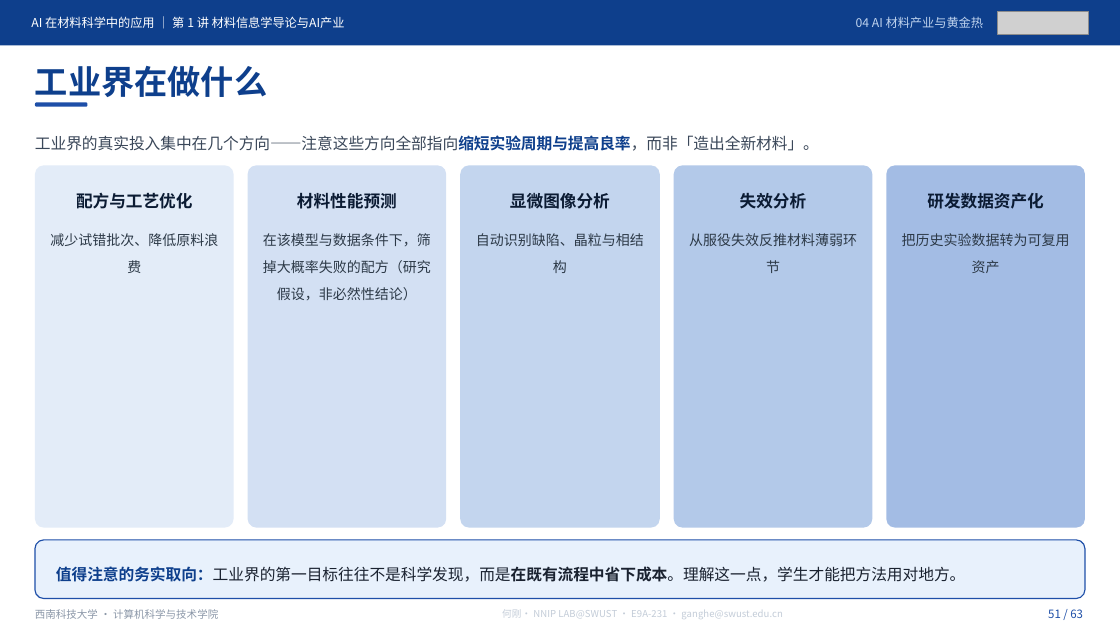
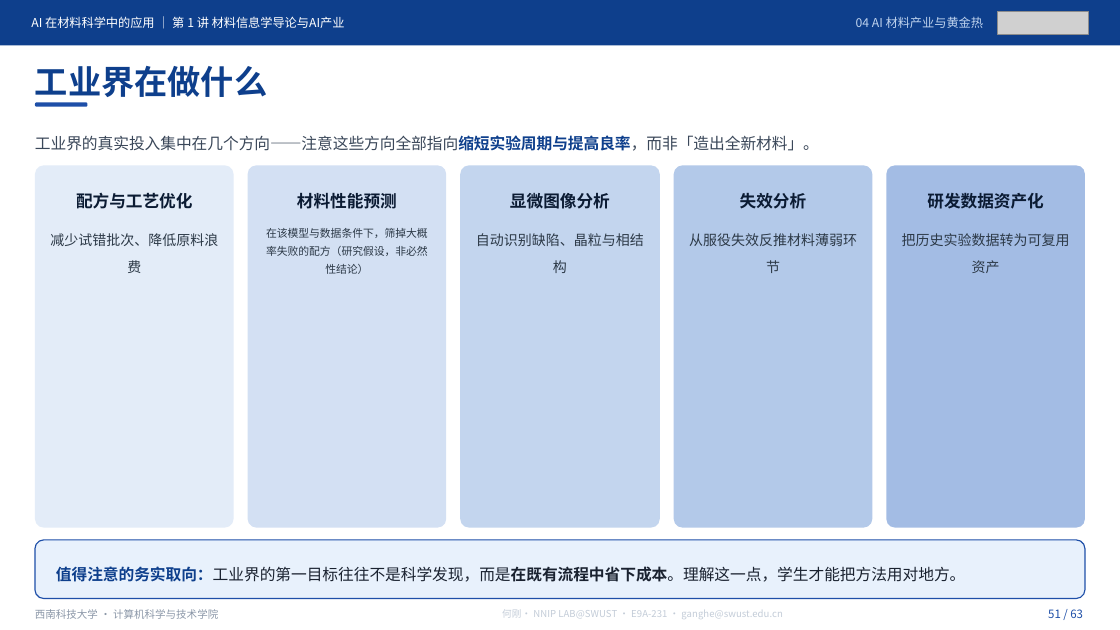
Before and after one commit to cosfrist/Applications-of-Artificial-Intelligence-in-Materials-Science-SWUST, a slide deck: slide 51 of lectures/01-材料信息学导论与AI产业/AI在材料科学中的应用-第1讲 材料信息学导论与AI产业-V5.pptx. Drawn at 1120x630 pixels with LibreOffice and Linux fonts; fonts in the diff are those of the drawing; grey boxes stand for pictures. Boxes give left, top, right and bottom in pixels: in the first picture for what was removed or moved away, otherwise in the second. Text is boxed around its words. In the diff, an @@ line names an element or a change of style, - is before the commit and + after.

Commit message:
第1、2讲课件按教师 11-12 手动优化更新，配套文件同步
第 1 讲（5,954,736 B，SHA 45d46523…）
- 全篇引号由 `&quot;` 转义统一为直角引号：P3「一行训练数据」、P20 Al 7075 案例、P62 四条预检命令
- P6 样例三「二元/三元氧化物的实验带隙」断行合并
- **P63 页标题**「退出题与记录模板（四栏）」→「本讲作业与记录模板（四栏）」，讲义与授课路线同步
- 讲义 P3 页标题行由旧名「本讲学习结果与 90 分钟路线」统一为「本讲预期目标」，与课件及授课路线一致
- 页数仍 63；图片对象 94（58 页眉另计）未变，source_index 图片元数据表无需重建
- README-V5 / source_index 同步至教师 11-06 版；清单复算 13/13

第 2 讲（5,326,822 B，SHA 675d5100…）
- **P3 页标题**「本讲学习结果与 90 分钟路线」→「本讲预期成果与构成」，删去页内「任务卡计入课堂过程证据（2 分）…」
  与「15′/20′/25′/20′/10′」旧路线标注
- **P58 页标题**「课堂实践（20 分钟）：把博士课题写成任务卡」→「课堂实践：把博士课题写成任务卡」
- 配图替换：P1（3 张并为 2 张）、P20、P46 各替换 1 张
- 图片对象 91 → 90，唯一媒体 32 → 31，页眉 60 未变；source_index §6 嵌入元数据表重建（30 行）
- 讲义与授课路线同步 P3、P58 标题；清单复算 6/6

课程导论本次未变（源与仓库逐字节一致），未提交。

```diff
--- a/lectures/01-材料信息学导论与AI产业/AI在材料科学中的应用-第1讲 材料信息学导论与AI产业-V5.pptx
+++ b/lectures/01-材料信息学导论与AI产业/AI在材料科学中的应用-第1讲 材料信息学导论与AI产业-V5.pptx
@@ text "在该模型与数据条件下，筛掉大概率失败的配方（研究假设，非必然性结论）" at [266,228,428,256]: size 12 to 9.3 pt; line spacing 1.6 to 1.4 @@
```
Also in this commit, not shown: 6 other slides changed, 13 other files.
